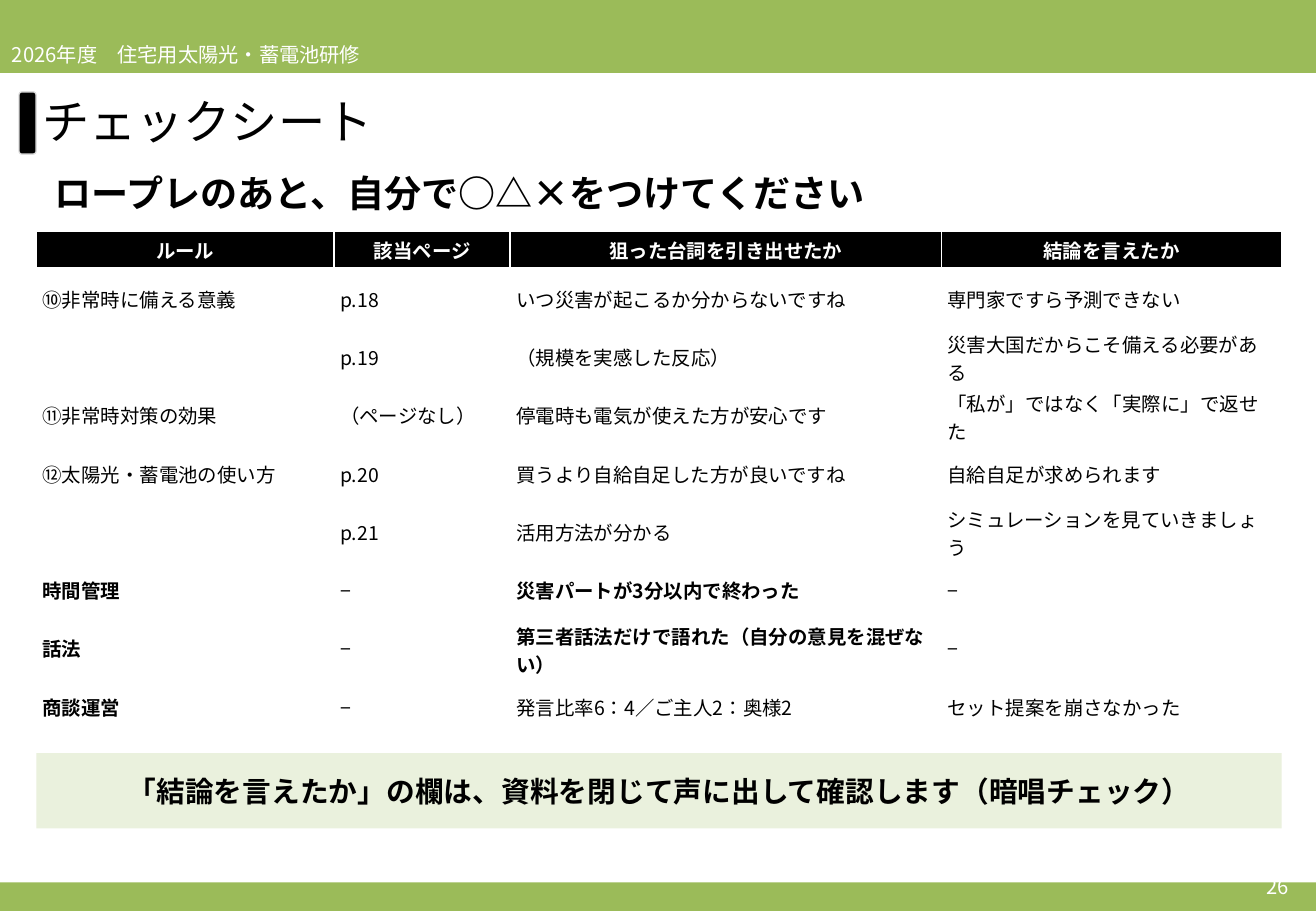
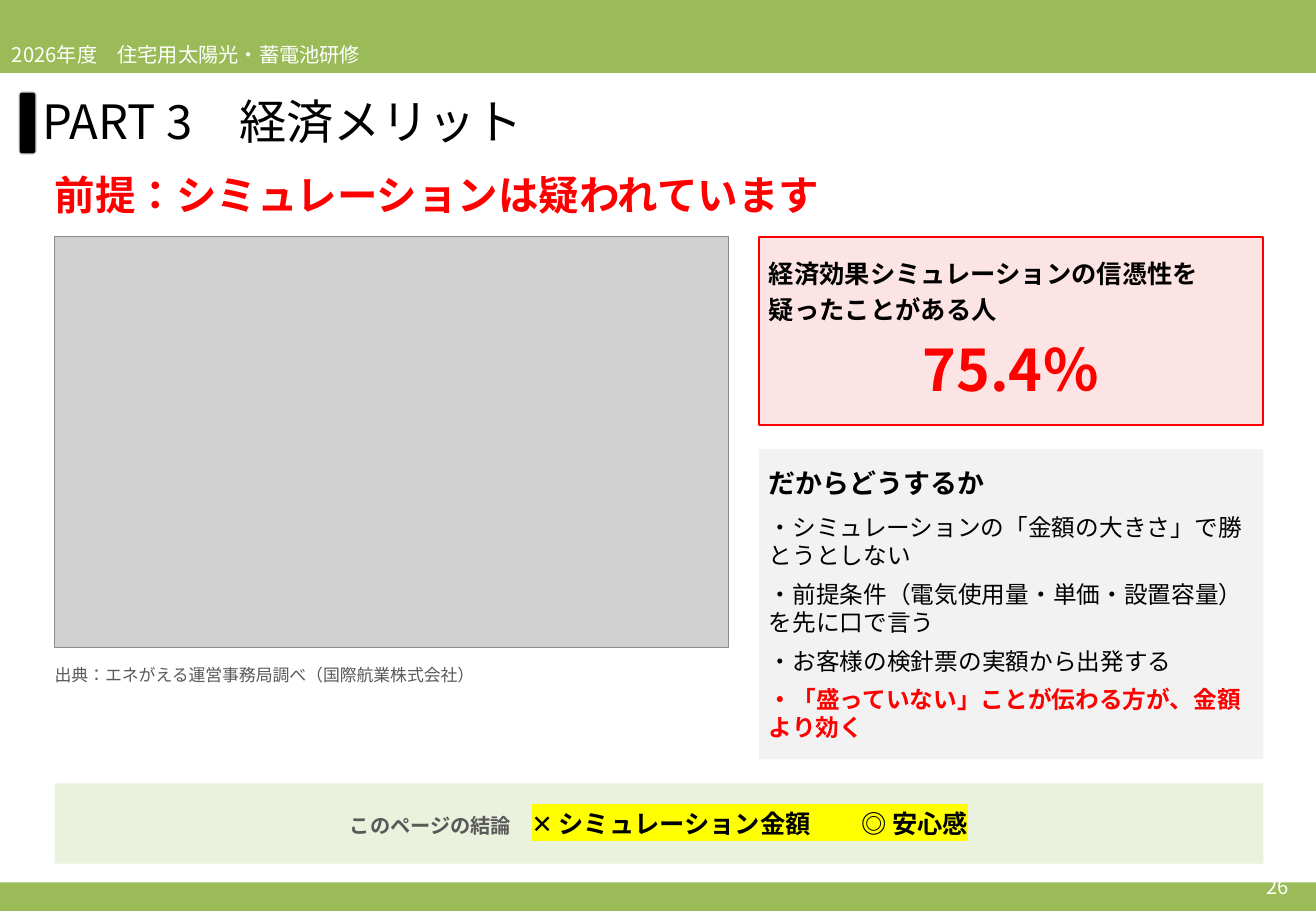
Before and after one commit to soshiro-iki-sys/-, a slide deck: slide 26 of slides/2026営業研修_第3回_必要性訴求②＆ロープレ.pptx. Drawn at 1316x911 pixels with LibreOffice and Linux fonts; fonts in the diff are those of the drawing; grey boxes stand for pictures. Boxes give left, top, right and bottom in pixels: in the first picture for what was removed or moved away, otherwise in the second. Text is boxed around its words. In the diff, an @@ line names an element or a change of style, - is before the commit and + after.

```diff
--- a/slides/2026営業研修_第3回_必要性訴求②＆ロープレ.pptx
+++ b/slides/2026営業研修_第3回_必要性訴求②＆ロープレ.pptx
@@ text at bbox=[42, 99, 523, 143]: text changed @@
-チェックシート
+PART 3 経済メリット
@@ text at bbox=[55, 175, 820, 214]: text changed; size 22 to 24 pt; text colour #000000 to #FF0000 @@
-ロープレのあと、自分で○△×をつけてください
+前提：シミュレーションは疑われています
@@ table removed at bbox=[36, 231, 1282, 736], 9 rows, 4 columns @@
-ルール | 該当ページ | 狙った台詞を引き出せたか | 結論を言えたか
-⑩非常時に備える意義 | p.18 | いつ災害が起こるか分からないですね | 専門家ですら予測できない
- | p.19 | （規模を実感した反応） | 災害大国だからこそ備える必要がある
-⑪非常時対策の効果 | （ページなし） | 停電時も電気が使えた方が安心です | 「私が」ではなく「実際に」で返せた
-⑫太陽光・蓄電池の使い方 | p.20 | 買うより自給自足した方が良いですね | 自給自足が求められます
- | p.21 | 活用方法が分かる | シミュレーションを見ていきましょう
-時間管理 | − | 災害パートが3分以内で終わった | −
-話法 | − | 第三者話法だけで語れた（自分の意見を混ぜない） | −
-商談運営 | − | 発言比率6：4／ご主人2：奥様2 | セット提案を崩さなかった
@@ picture added at bbox=[55, 237, 729, 648] @@
@@ rectangle added at bbox=[759, 237, 1264, 425], fill #FCE4E4, outline #FF0000 1 pt, 15 pt, text #000000, bold @@
+経済効果シミュレーションの信憑性を
+疑ったことがある人
+75.4％
@@ rectangle added at bbox=[759, 450, 1264, 759], fill #F2F2F2, 14 pt, text #000000 @@
+だからどうするか
+・シミュレーションの「金額の大きさ」で勝とうとしない
+・前提条件（電気使用量・単価・設置容量）を先に口で言う
+・お客様の検針票の実額から出発する
+・「盛っていない」ことが伝わる方が、金額より効く
@@ text added at bbox=[55, 667, 475, 683], 10 pt, text #595959 @@
+出典：エネがえる運営事務局調べ（国際航業株式会社）
@@ rectangle removed at bbox=[36, 753, 1282, 829] @@
-「結論を言えたか」の欄は、資料を閉じて声に出して確認します（暗唱チェック）
@@ rectangle added at bbox=[55, 784, 1264, 864], fill #EAF1DD, 15 pt, text #000000, bold @@
+このページの結論 ✕ シミュレーション金額 ◎ 安心感
```
Also in this commit, not shown: 22 other slides changed, 8 slides added, 5 slides removed, 2 other files.
